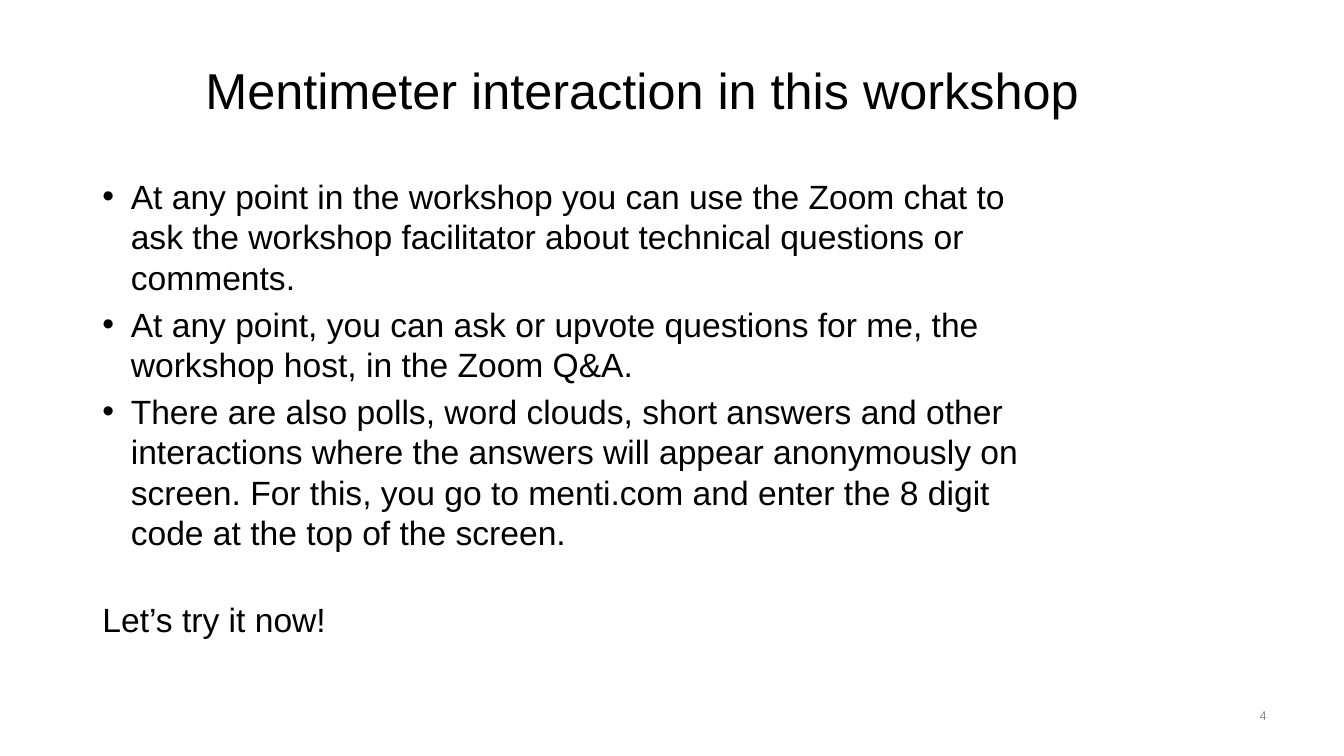
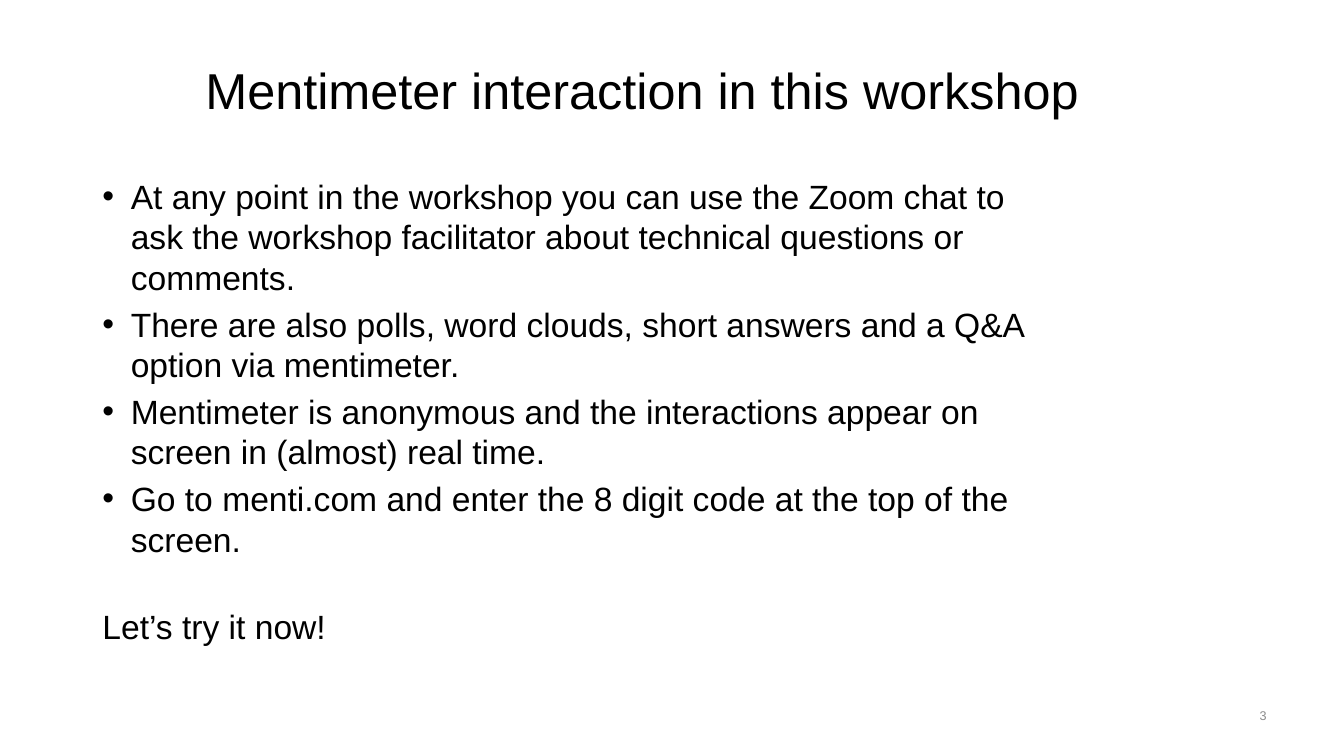
Before and after one commit to UKDataServiceOpen/Synthetic-Data, a slide deck: slide 3 of 2026/slides/2026_03_19_IntroSynthData.pptx (slide 4 before the commit). Drawn at 1344x756 pixels with LibreOffice and Linux fonts; fonts in the diff are those of the drawing; background and template pictures are left out. Boxes give left, top, right and bottom in pixels: in the first picture for what was removed or moved away, otherwise in the second. Text is boxed around its words. In the diff, an @@ line names an element or a change of style, - is before the commit and + after.

Commit message:
updated slide deck

```diff
--- a/2026/slides/2026_03_19_IntroSynthData.pptx
+++ b/2026/slides/2026_03_19_IntroSynthData.pptx
@@ text at <box>131,312,1025,553</box>: text changed @@
-• At any point, you can ask or upvote questions for me, the workshop host, in the Zoom Q&A.
-• There are also polls, word clouds, short answers and other interactions where the answers will appear anonymously on screen. For this, you go to menti.com and enter the 8 digit code at the top of the screen.
+• There are also polls, word clouds, short answers and a Q&A option via mentimeter.
+• Mentimeter is anonymous and the interactions appear on screen in (almost) real time.
+• Go to menti.com and enter the 8 digit code at the top of the screen.
@@ page number at <box>1260,711,1267,720</box>: text changed @@
-4
+3
```
Also in this commit, not shown: 1 slide removed.
